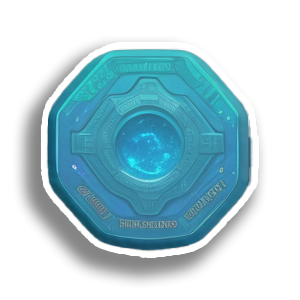
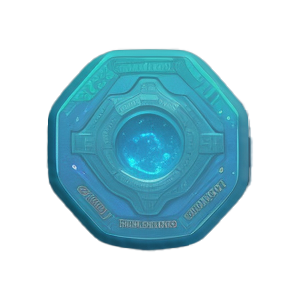
Layer changes from the first 300 x 300 image to the second:
pixels changed over (13, 36, 267, 288) (layer not identified)
